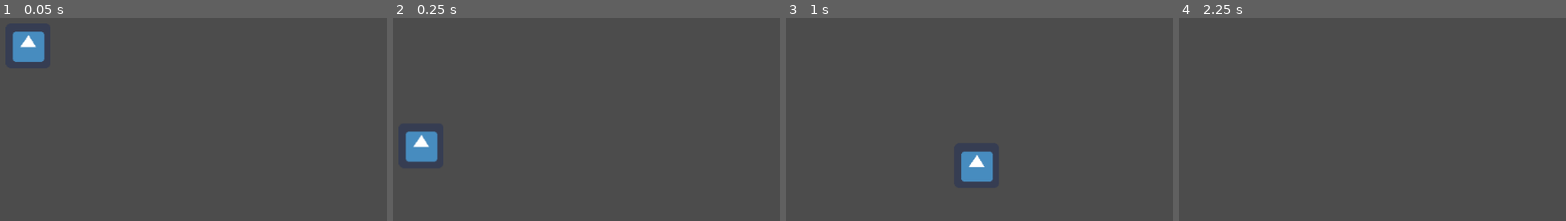
Above: before the commit, frames 1-4 (left to right).
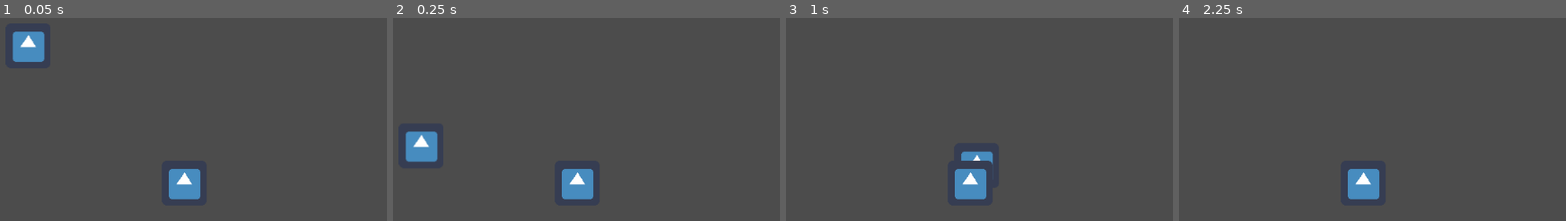
Above: after the commit, the same moments.

Repository: Grandmasterjtg/Organ-Game
Game: Godot game, scene res://Levels/TestLevel.tscn
The game is run twice, just before and just after one commit, with the same random seed, the same clock (stepped at 60 frames per second) and the same inputs. The engine's default icon, where the game draws it, is replaced by a stand-in: a white triangle on a blue panel in a dark square.
Inputs:
- Up to frame 1 (0.05 s): no input
- Up to frame 2 (0.25 s): no input
- Up to frame 3 (1 s): hold D (move_right) from 0.53 s (still down); tap P (test) at 0.6 s; tap Space (jump) at 0.77 s
- Up to frame 4 (2.25 s): tap P (test) at 1.35, 2.1 s; tap Space (jump) at 1.52 s; tap Enter at 2 s; release D (move_right) at 2.03 s; hold A (move_left) from 2.03 s (still down)

The runs differ from the first frame. In frame 1, 1.2% of the frame differs, in the area x 43-52%, y 74-90%; in frame 2, 1.2%; in frame 3, 1.3%, in the area x 43-54%, y 70-90%; in frame 4, 1.2%.

Commit message:
Some test objects

Diff:
--- a/OrganGame/Levels/TestLevel.tscn
+++ b/OrganGame/Levels/TestLevel.tscn
@@ -1,6 +1,7 @@
-[gd_scene load_steps=3 format=2]
+[gd_scene load_steps=4 format=2]
 
 [ext_resource path="res://Scenes/PlayerMovement.tscn" type="PackedScene" id=1]
+[ext_resource path="res://Scenes/TestGetEnemyDuringAttack.tscn" type="PackedScene" id=2]
 
 [sub_resource type="RectangleShape2D" id=1]
 extents = Vector2( 512, 32 )
@@ -19,3 +20,6 @@
 
 [node name="PlayerMovement" parent="." instance=ExtResource( 1 )]
 position = Vector2( 513, 288 )
+
+[node name="TestGetEnemyDuringAttack" parent="." instance=ExtResource( 2 )]
+position = Vector2( 709, 466 )
--- /dev/null
+++ b/OrganGame/Scenes/TestGetEnemyDuringAttack.tscn
@@ -0,0 +1,24 @@
+[gd_scene load_steps=4 format=2]
+
+[ext_resource path="res://Scripts/GetEnemyDuringAttack.gd" type="Script" id=1]
+[ext_resource path="res://icon.png" type="Texture" id=2]
+
+[sub_resource type="RectangleShape2D" id=1]
+extents = Vector2( 32, 34 )
+
+[node name="TestGetEnemyDuringAttack" type="Area2D"]
+position = Vector2( 565, 292 )
+script = ExtResource( 1 )
+__meta__ = {
+"_edit_group_": true
+}
+
+[node name="CollisionShape2D" type="CollisionShape2D" parent="."]
+position = Vector2( 26, 25 )
+shape = SubResource( 1 )
+
+[node name="Sprite" type="Sprite" parent="."]
+position = Vector2( 26, 26 )
+texture = ExtResource( 2 )
+
+[connection signal="body_entered" from="." to="." method="_on_TestGetEnemyDuringAttack_body_entered"]
--- /dev/null
+++ b/OrganGame/Scripts/GetEnemyDuringAttack.gd
@@ -0,0 +1,5 @@
+extends Area2D
+
+
+func _on_TestGetEnemyDuringAttack_body_entered(body: PhysicsBody2D)->void:
+	body.get_node(".").get_script().change_velocity(Vector2(-200, -1000))
